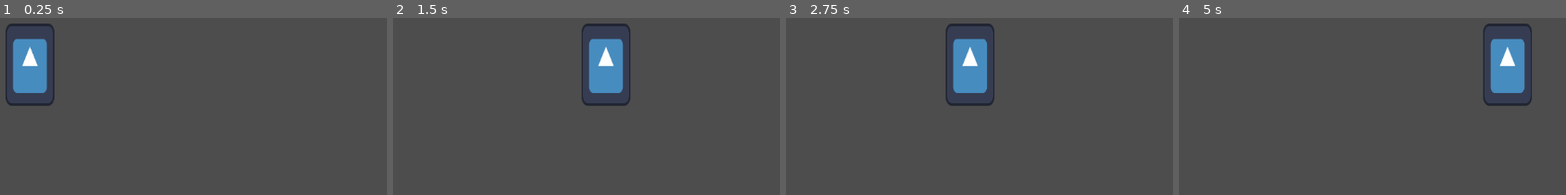
Above: before the commit, frames 1-4 (left to right).
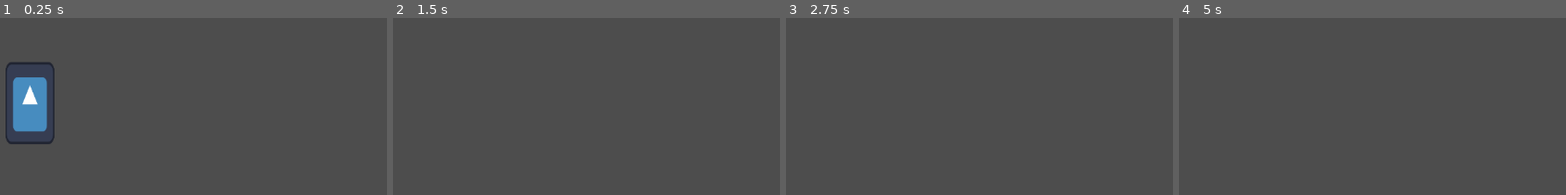
Above: after the commit, the same moments.

Repository: moaatt2/My-First-Game
Game: Godot game, scene res://scenes/world.tscn
The game is run twice, just before and just after one commit, with the same random seed, the same clock (stepped at 60 frames per second) and the same inputs. The engine's default icon, where the game draws it, is replaced by a stand-in: a white triangle on a blue panel in a dark square.
Inputs:
- Up to frame 1 (0.25 s): no input
- Up to frame 2 (1.5 s): hold D (move_right) from 0.53 s (still down)
- Up to frame 3 (2.75 s): release D (move_right) at 2.03 s; hold A (move_left) from 2.03 s (still down)
- Up to frame 4 (5 s): release A (move_left) at 2.78 s; hold D (move_right) 2.78-4.28 s; tap Enter at 4.25 s; hold A (move_left) from 4.28 s (still down)

The runs differ from the first frame. In frame 1, 4.8% of the frame differs, in the area x 1-15%, y 3-72%; in frame 2, 3.4%; in frame 3, 3.5%; in frame 4, 3.4%.

Commit message:
Add falling physics to player

Diff:
--- a/scripts/player.gd
+++ b/scripts/player.gd
@@ -1,8 +1,14 @@
 extends CharacterBody2D
 
 @export var speed = 300
+@export var gravity = 30
 
 func _physics_process(delta: float) -> void:
+	if !is_on_floor():
+		velocity.y = min(velocity.y + gravity, 500)
+
 	var horizontal_direction = Input.get_axis("move_left", "move_right")
 	velocity.x = speed * horizontal_direction
 	move_and_slide()
+
+	print(velocity)
